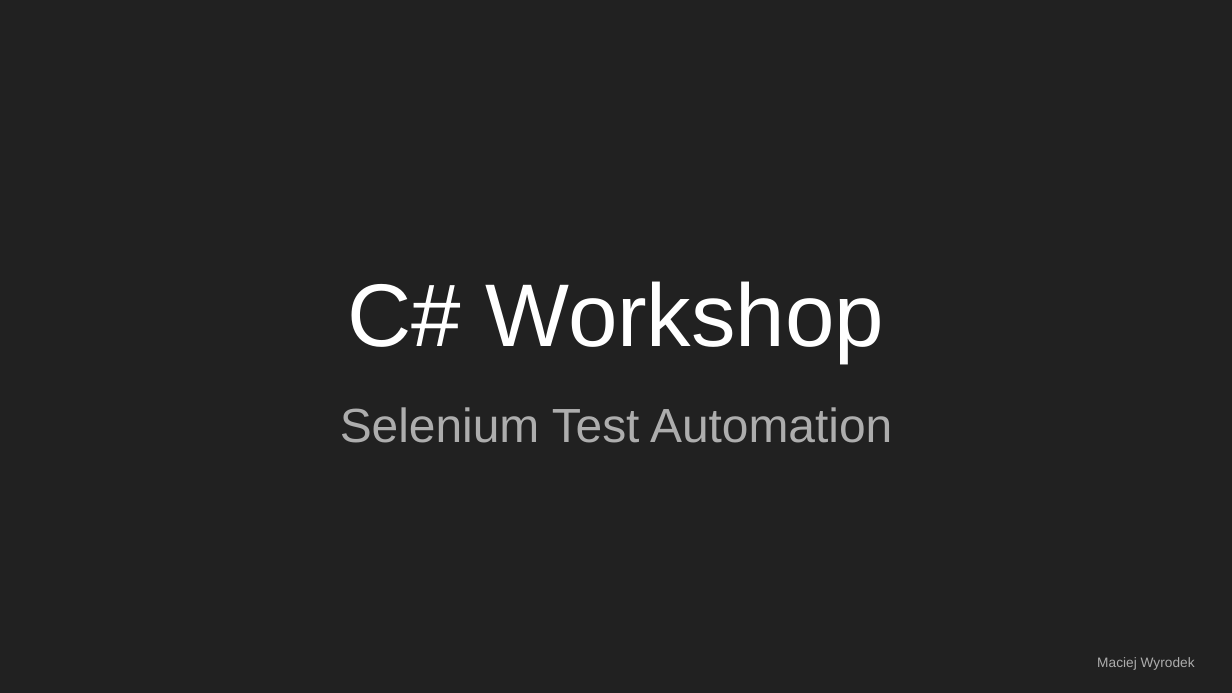
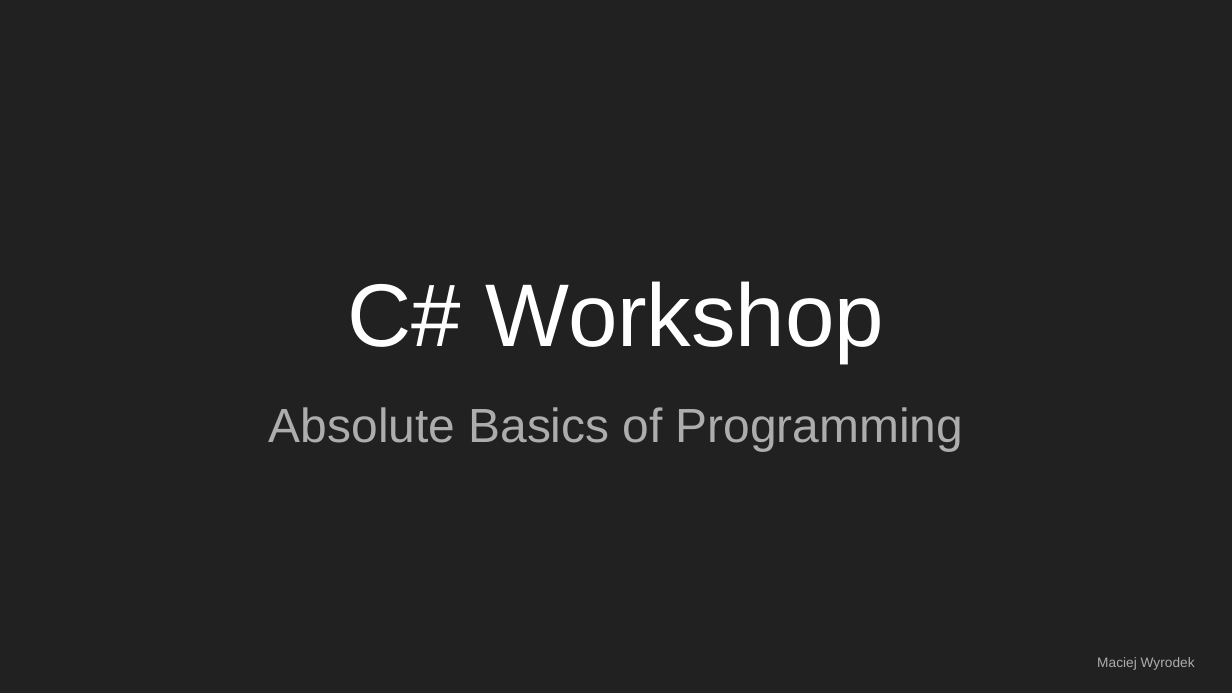
Before and after one commit to mwyrodek/testcamp_workshop, a slide deck: slide 1 of Materiały/C# Workshop.pptx. Drawn at 1232x693 pixels with LibreOffice and Linux fonts; fonts in the diff are those of the drawing. Boxes give left, top, right and bottom in pixels: in the first picture for what was removed or moved away, otherwise in the second. Text is boxed around its words. In the diff, an @@ line names an element or a change of style, - is before the commit and + after.

```diff
--- a/Materiały/C# Workshop.pptx
+++ b/Materiały/C# Workshop.pptx
@@ subtitle at [269, 407, 963, 451]: text changed @@
-Selenium Test Automation
+Absolute Basics of Programming
```
Also in this commit, not shown: 2 other slides changed, 5 slides added, 42 slides removed.
